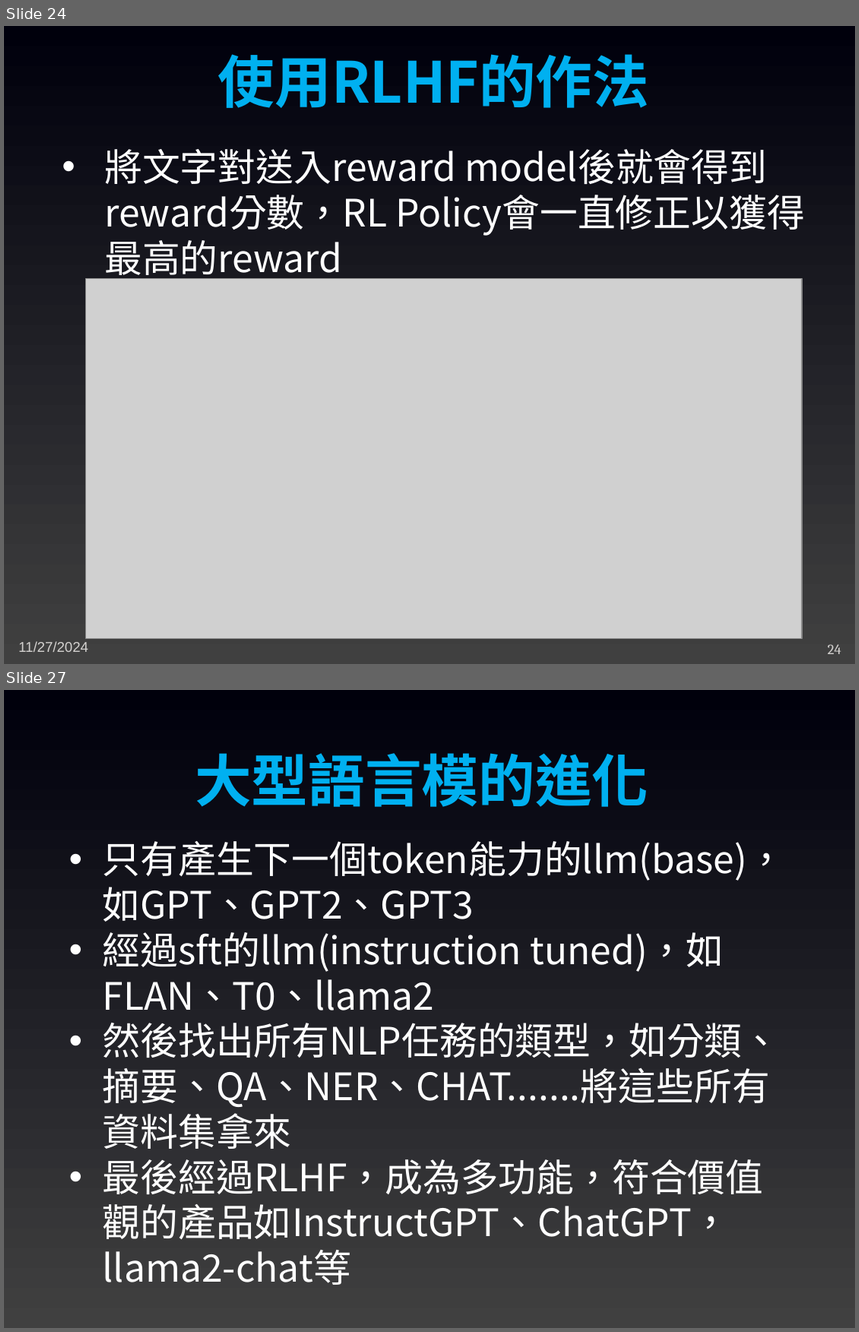
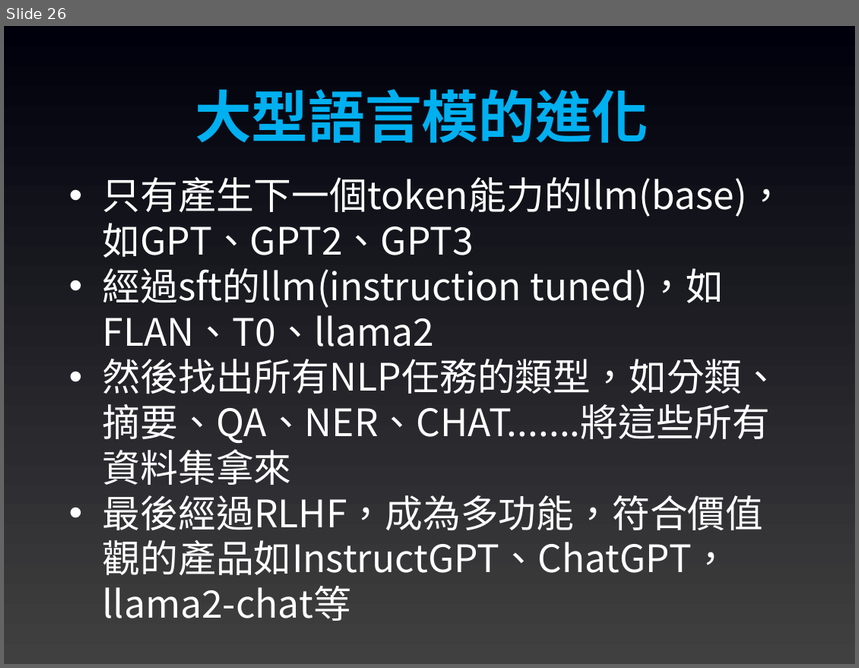
Before and after one commit to joshhu/mustllm20242nd, a slide deck: Slides/Week01/16：進入RLHF階段.pptx. Shown one above the other, each under a label of ours: slides 24 and 27 before the commit, slide 26 after it; the slides between them are not shown. The pictures are 859x1332 and 859x668 pixels, drawn with LibreOffice and Linux fonts; fonts in the diff are those of the drawing; grey boxes stand for pictures. Boxes give left, top, right and bottom in pixels: in the first picture for what was removed or moved away, otherwise in the second. Text is boxed around its words. In the diff, an @@ line names an element or a change of style, - is before the commit and + after.

```diff
--- a/Slides/Week01/16：進入RLHF階段.pptx
+++ b/Slides/Week01/16：進入RLHF階段.pptx
@@ slide 24 removed at <box>4,26,855,664</box>, background gradient #404040 to #00000C @@
@@ text removed at <box>218,54,650,108</box> @@
-使用RLHF的作法
@@ text removed at <box>104,149,456,230</box> @@
-• 將文字對送入reward model後就會得到reward分數，RL Policy會一直修正以獲得最高的reward
@@ picture removed at <box>86,279,803,639</box> @@
@@ text removed at <box>18,642,88,652</box> @@
-11/27/2024
@@ page number removed at <box>828,645,842,655</box> @@
-24
@@ what was slide 27 is now slide 26 @@
```
Also in this commit, not shown: 28 slides changed, 10 other files.
